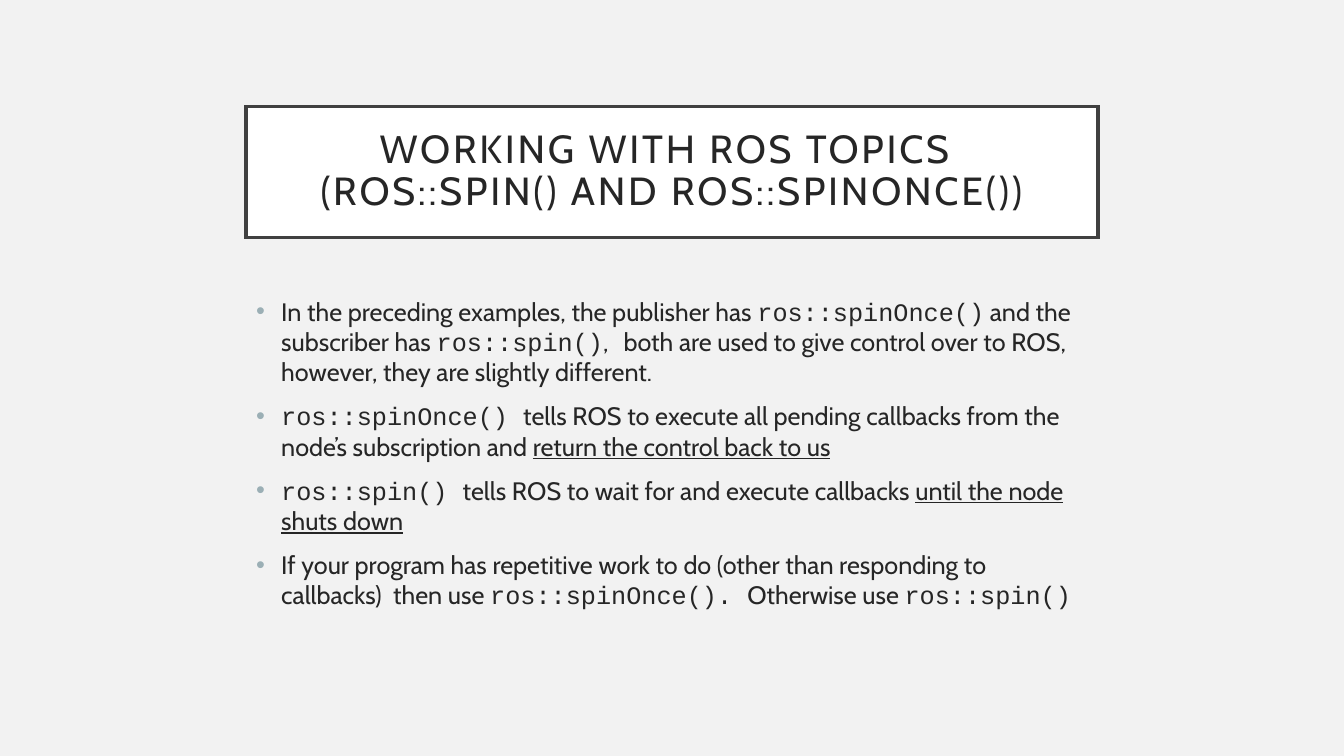
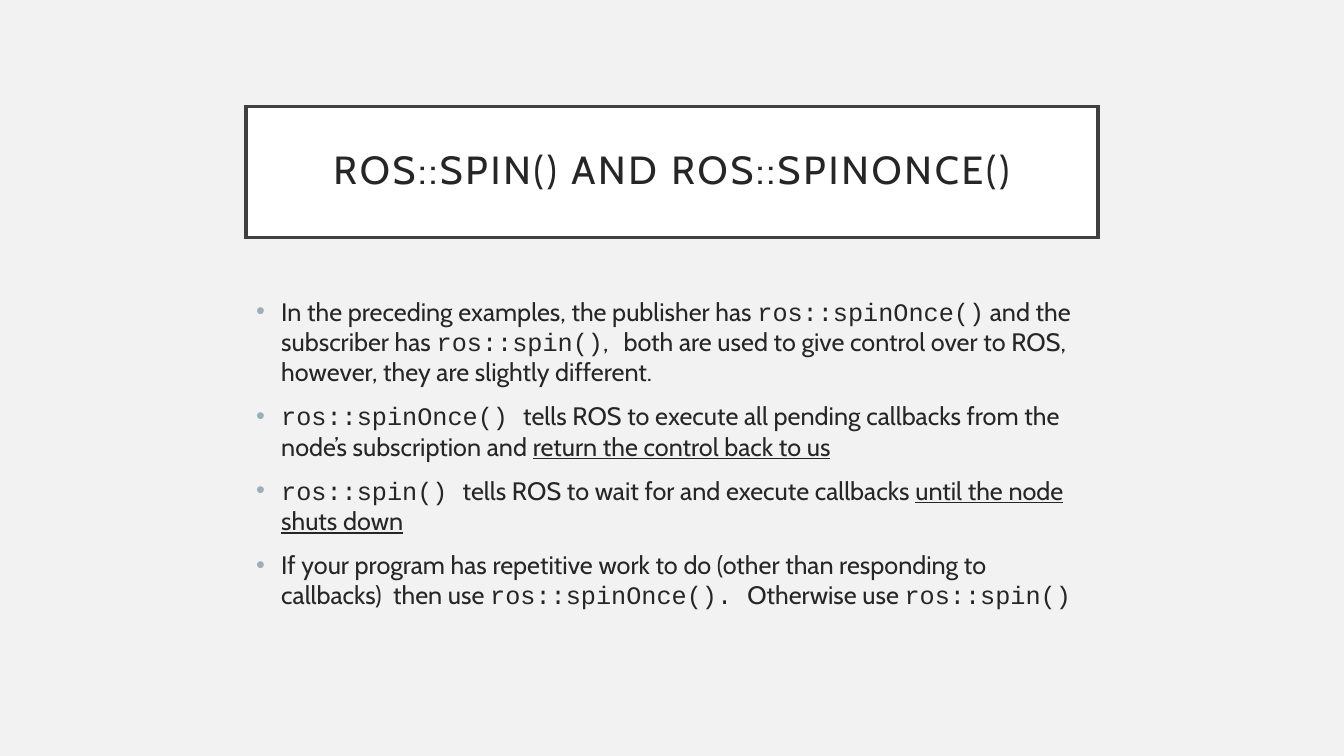
Before and after one commit to fpt-corp/DiRa, a slide deck: slide 14 of DiRa_Digital_Race_Software/Reference/ROS/Working with ROS topic.pptx (slide 12 before the commit). Drawn at 1344x756 pixels with LibreOffice and Linux fonts; fonts in the diff are those of the drawing. Boxes give left, top, right and bottom in pixels: in the first picture for what was removed or moved away, otherwise in the second. Text is boxed around its words. In the diff, an @@ line names an element or a change of style, - is before the commit and + after.

Commit message:
Update ROS topic; Add ROS service base slide

```diff
--- a/DiRa_Digital_Race_Software/Reference/ROS/Working with ROS topic.pptx
+++ b/DiRa_Digital_Race_Software/Reference/ROS/Working with ROS topic.pptx
@@ title at bbox=[333, 154, 1009, 190]: text changed @@
-WORKING WITH ROS TOPICS
-(ROS::SPIN() AND ROS::SPINONCE())
+ROS::SPIN() AND ROS::SPINONCE()
```
Also in this commit, not shown: 9 other slides changed, 2 slides added, 1 other file.
